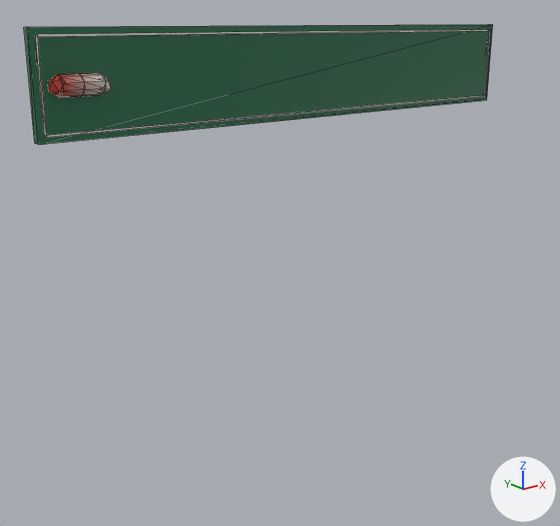
The glTF model assets/models/nha_rap/bang/bang_quay_thuoc_hanh_phuc_48.glb as it was, and as the next commit left it.
The view is the same before and after, from a camera (50 mm lens) standing at (-1.71, -4.83, 3.31) and looking at (2.04, -0.15, 1.44). Arrows for +X, +Y and +Z are at lower right; the lights stay in place. The older version comes first. Mesh edges are drawn as thin lines. Vertices at exactly the same position are counted once.

In view in the first picture: 'bang_quay_thuoc_hanh_phuc_48'.
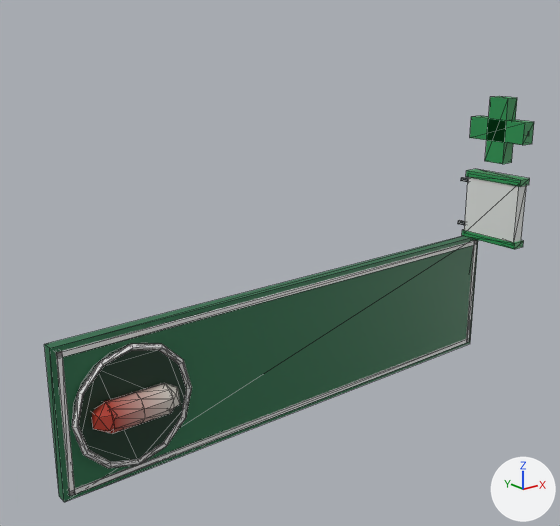
Pixel boxes [x1, y1, x2, y2] of what changed, in the pictures (560 x 526 px; the box of a moved part takes in the faces that stretch with it):
'bang_quay_thuoc_hanh_phuc_48', reshaped (236% taller): before [24, 25, 493, 145]; after [44, 96, 534, 502]
part 1 of me_hop_005, added (green): after [44, 236, 478, 502]
part 2 of me_hop_005, added: after [72, 343, 186, 462]
part 3 of me_hop_005, moved or reshaped: before [48, 72, 111, 98]; after [92, 383, 180, 433]
part 4 of me_hop_005, added (green): after [470, 116, 534, 145]
part 5 of me_hop_005, added (green): after [485, 96, 517, 164]
part 6 of me_hop_005, added: after [464, 177, 526, 243]
part 7 of me_hop_005, added (green): after [466, 169, 530, 187]
part 8 of me_hop_005, added: after [462, 230, 524, 249]
part 9 of me_hop_005, added: after [72, 344, 192, 468]
part 10 of me_hop_005, added: after [56, 240, 477, 496]
part 11 of me_hop_005, deleted: before [35, 29, 491, 138]
part 12 of me_hop_005, deleted (green): before [24, 25, 493, 145]

The change, as a list of edits to the scene's bpy script:
```text
Change me_hop_005:
    used by ob_bang_quay_thuoc_hanh_phuc_48; location = (0.0, 0.0, 0.0)
    remove me_hop_005.from_pydata(...)  # 82 vertices, 164 faces; spans x 0.15..4.65, y -0.18..-0.04, z 2.57..3.27
    add me_hop_005.from_pydata(...)  # 234 vertices, 432 faces; spans x 0.1..4.7, y -0.72..0.0, z 0.0..2.63
    me_hop_005 part 1: a new loose piece, a box spanning x 0.1..4.7, y -0.09..0.0, z 0.0..1.2, in mat_pho_mausac
    me_hop_005 part 2: a new loose piece, a 20-sided cylinder along y spanning x 0.21..1.15, y -0.135..-0.085, z 0.13..1.07, in mat_pho_mausac
    me_hop_005 part 3: the loose piece of 50 vertices spanning x 0.24..0.66, y -0.18..-0.04, z 2.85..2.99 is scaled about its middle by 1.69, then moved by (0.23, -0.06, -2.32)
    me_hop_005 part 4: a new loose piece, a box spanning x 4.41..4.55, y -0.71..-0.11, z 2.23..2.43, in mat_pho_mausac
    me_hop_005 part 5: a new loose piece, a box spanning x 4.41..4.55, y -0.51..-0.31, z 2.03..2.63, in mat_pho_mausac
    me_hop_005 part 6: a new loose piece, a box spanning x 4.42..4.54, y -0.7..-0.12, z 1.28..1.88, in mat_pho_mausac
    me_hop_005 part 7: a new loose piece, a box spanning x 4.41..4.55, y -0.72..-0.1, z 1.85..1.91, in mat_pho_mausac
    me_hop_005 part 8: a new loose piece, a box spanning x 4.41..4.55, y -0.72..-0.1, z 1.25..1.31, in mat_pho_mausac
    me_hop_005 part 9: a new loose piece of 48 vertices spanning x 0.19..1.17, y -0.17..-0.11, z 0.11..1.1, in mat_pho_mausac
    me_hop_005 part 10: a new loose piece of 24 vertices spanning x 0.14..4.66, y -0.11..0.0, z 0.04..1.16, in mat_pho_mausac
    me_hop_005 part 11: the loose piece of 24 vertices spanning x 0.19..4.61, y -0.11..-0.04, z 2.61..3.23 is deleted
    me_hop_005 part 12: the loose piece of 8 vertices spanning x 0.15..4.65, y -0.1..-0.04, z 2.57..3.27 is deleted
    other edits to the shape of me_hop_005 do not show in these pictures
```
